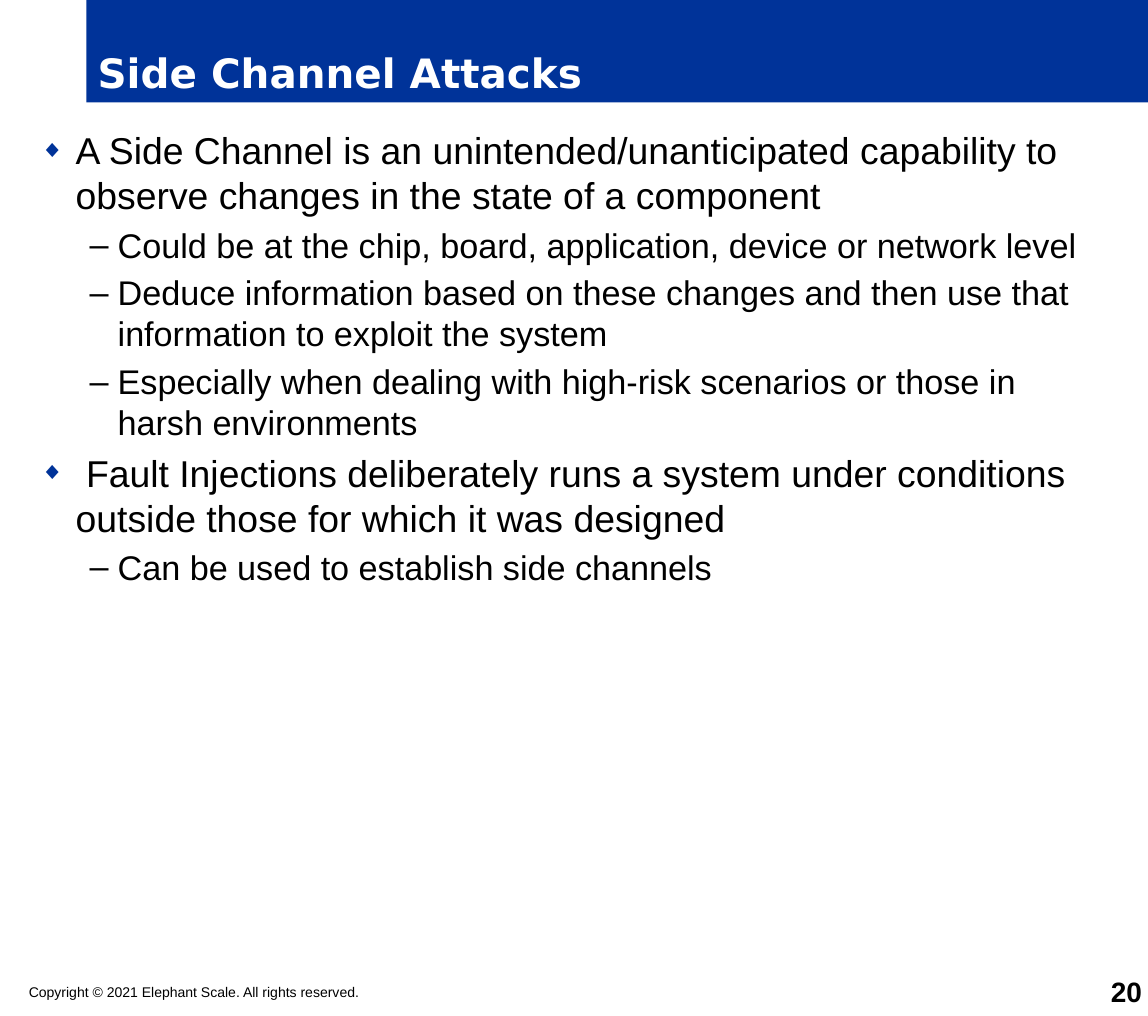
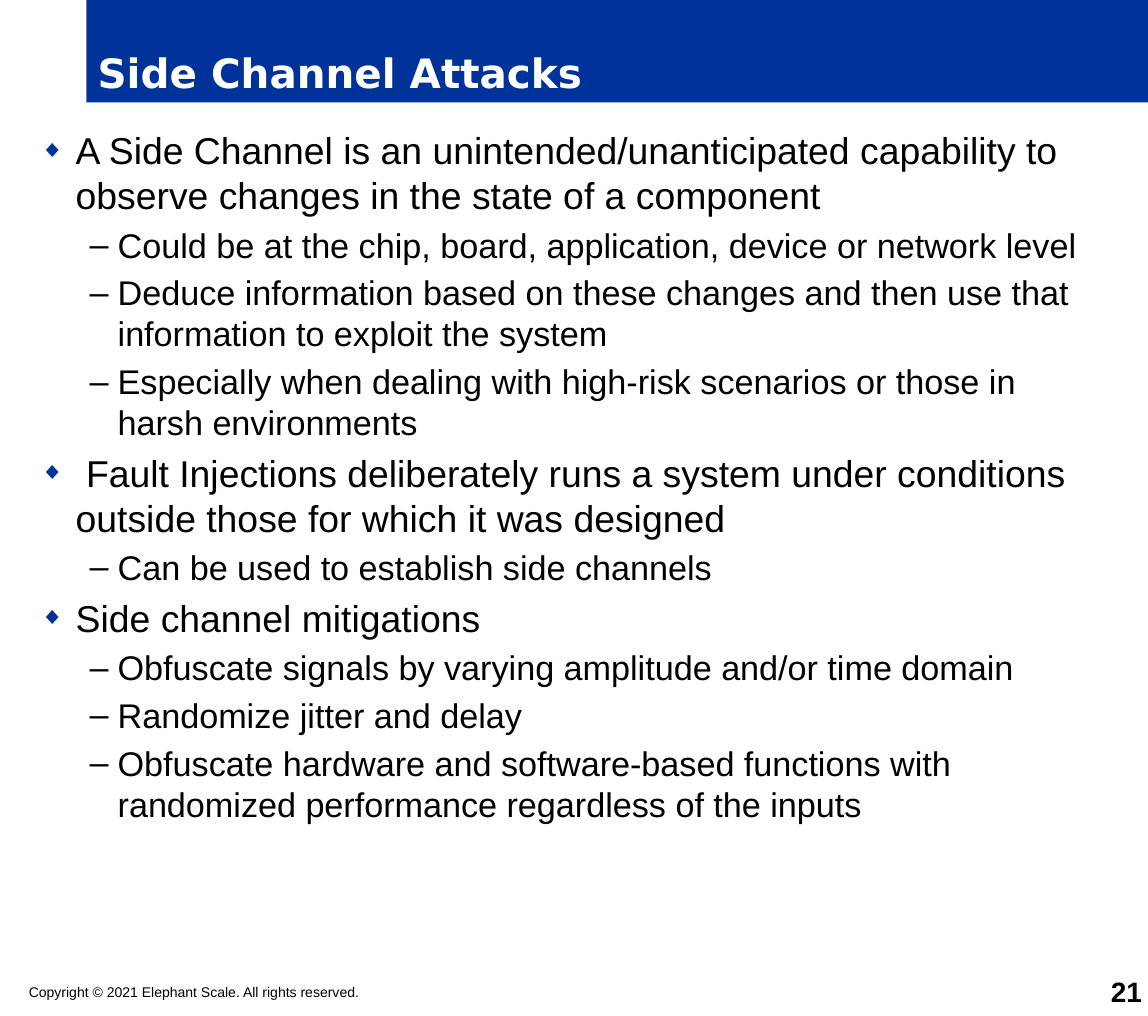
Before and after one commit to elephantscale/es-training-new, a slide deck: slide 21 of cybersecurity-iacs/Rod/Security_Design.pptx (slide 20 before the commit). Drawn at 1148x1016 pixels with LibreOffice and Linux fonts; fonts in the diff are those of the drawing; background and template pictures are left out. Boxes give left, top, right and bottom in pixels: in the first picture for what was removed or moved away, otherwise in the second. Text is boxed around its words. In the diff, an @@ line names an element or a change of style, - is before the commit and + after.

```diff
--- a/cybersecurity-iacs/Rod/Security_Design.pptx
+++ b/cybersecurity-iacs/Rod/Security_Design.pptx
@@ text at (76, 605, 1013, 824): paragraphs added @@
+◆ Side channel mitigations
+  – Obfuscate signals by varying amplitude and/or time domain
+  – Randomize jitter and delay
+  – Obfuscate hardware and software-based functions with randomized performance regardless of the inputs
@@ page number at (1111, 982, 1142, 1002): text changed @@
-20
+21
```
Also in this commit, not shown: 18 slides added.
